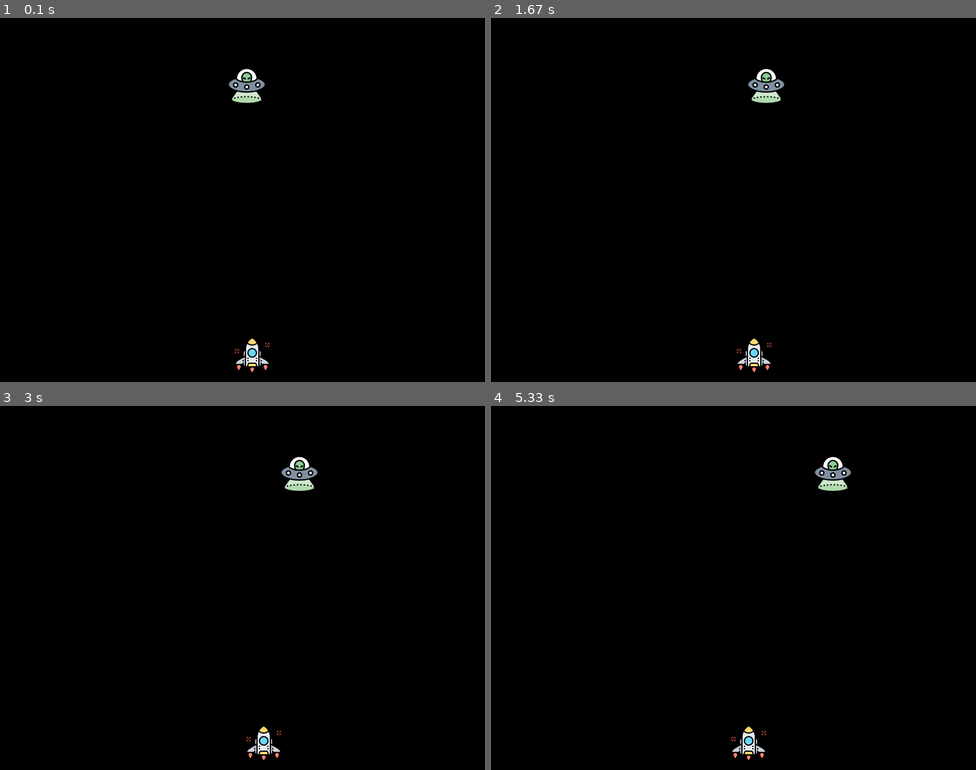
Above: before the commit, frames 1-4 (two rows, left to right).
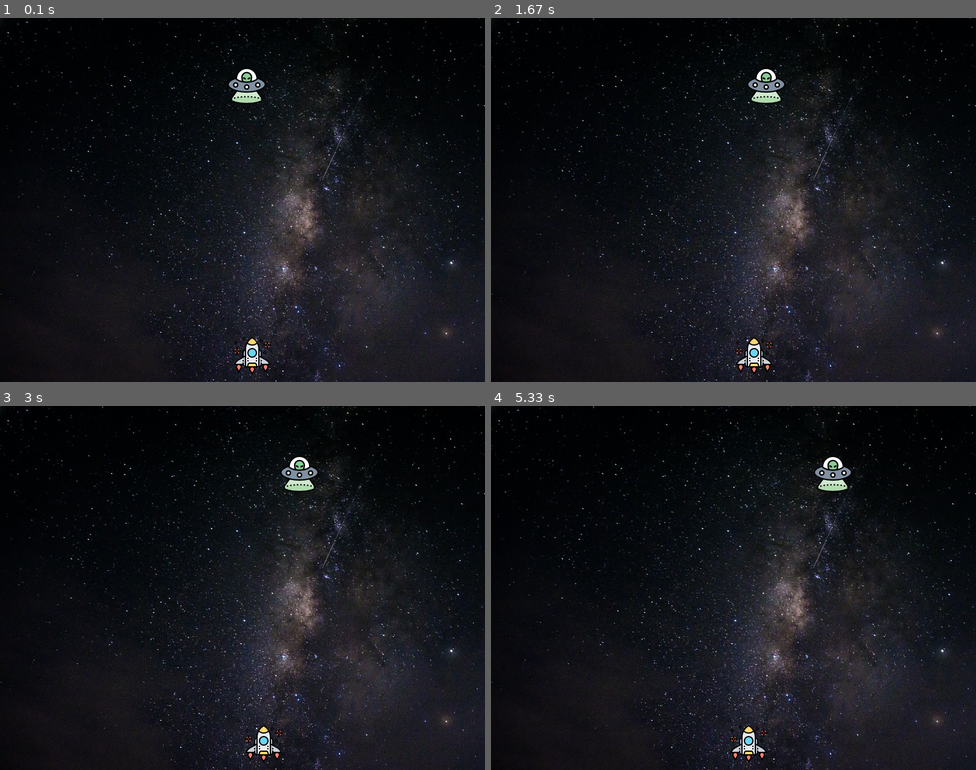
Above: after the commit, the same moments.

Repository: stephenh67/pygame_programs
Game: pygame game, started from space_invaders/si.py
Same seed, same stepped clock (60 frames per second), same inputs: the game is played once before the commit and once after it.
Inputs:
- Up to frame 1 (0.1 s): no input
- Up to frame 2 (1.67 s): hold Right 0.33-0.8 s; hold Right 0.83-1.3 s; hold Left from 1.33 s (still down)
- Up to frame 3 (3 s): release Left at 1.87 s; hold Left 1.9-2.3 s; hold Right 2.33-2.97 s
- Up to frame 4 (5.33 s): hold Left 3-3.47 s; hold Right 3.5-3.97 s; hold Right 4-4.47 s; hold Left 4.5-5.03 s; hold Left from 5.07 s (still down)

The runs differ from the first frame. In frame 1, 42% of the frame differs, in the area x 0-100%, y 0-100%; in frame 2, 42%; in frame 3, 42%; in frame 4, 42%.

Commit message:
add background

Diff:
--- a/space_invaders/si.py
+++ b/space_invaders/si.py
@@ -15,6 +15,7 @@
 pygame.display.set_caption("Space Invaders")
 icon = pygame.image.load('images/alien.png')
 pygame.display.set_icon(icon)
+background = pygame.image.load('images/background.png')
 
 # player
 player_img = pygame.image.load('images/rocket.png')
@@ -42,7 +43,8 @@
 while running:
 
     screen.fill((0, 0, 0))
-
+    # set background
+    screen.blit(background, (0,0))
     for event in pygame.event.get():
         if event.type == pygame.QUIT:
             running = False
